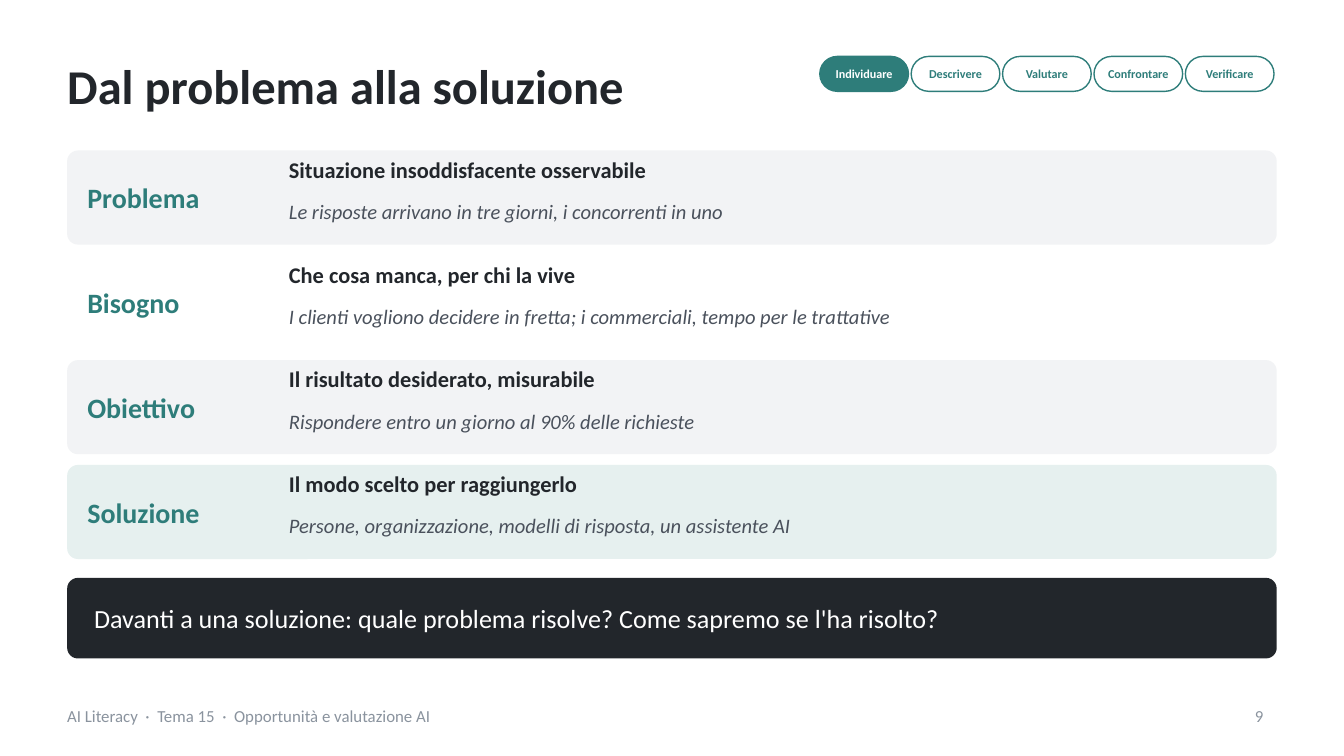
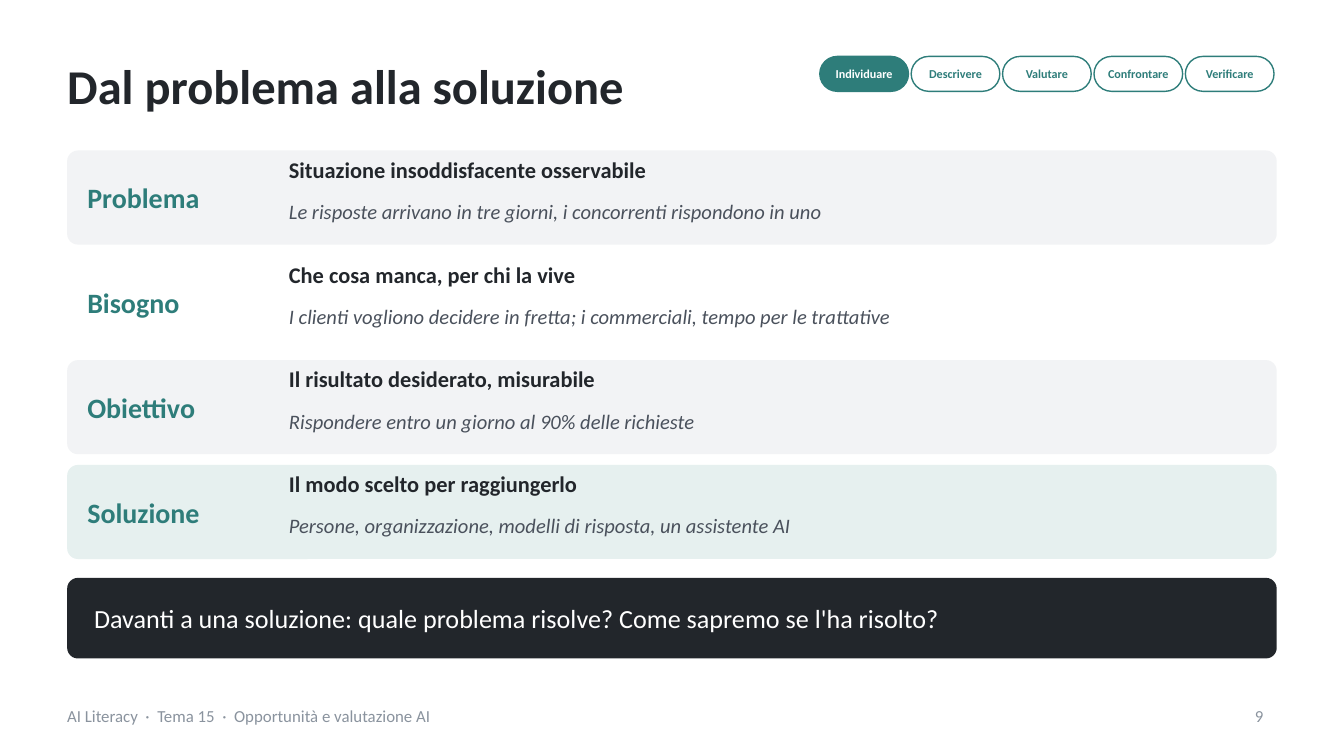
Before and after one commit to NetAi-IT/Formazione-AI-Literacy-Official, a slide deck: slide 9 of Base/Tema15_Opportunita_valutazione_AI.pptx. Drawn at 1344x756 pixels with LibreOffice and Linux fonts; fonts in the diff are those of the drawing. Boxes give left, top, right and bottom in pixels: in the first picture for what was removed or moved away, otherwise in the second. Text is boxed around its words. In the diff, an @@ line names an element or a change of style, - is before the commit and + after.

```diff
--- a/Base/Tema15_Opportunita_valutazione_AI.pptx
+++ b/Base/Tema15_Opportunita_valutazione_AI.pptx
@@ text at [289,204,821,223]: text changed @@
-Le risposte arrivano in tre giorni, i concorrenti in uno
+Le risposte arrivano in tre giorni, i concorrenti rispondono in uno
```
Also in this commit, not shown: 26 other slides changed, 9 other files.
